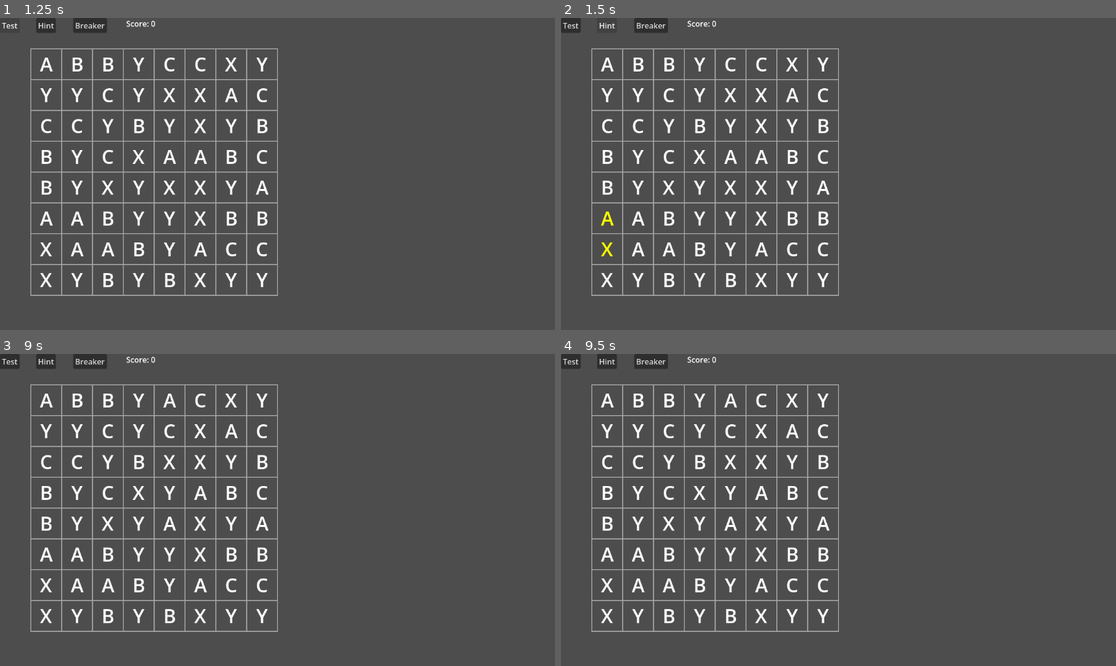
Above: before the commit, frames 1-4 (two rows, left to right).
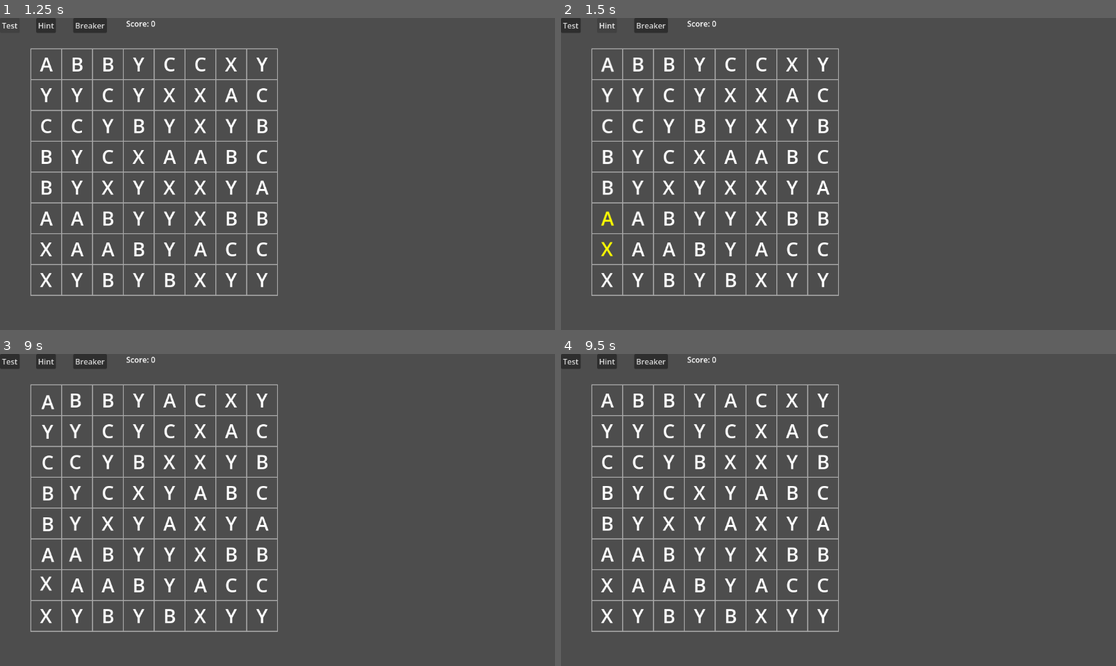
Above: after the commit, the same moments.

Repository: fehudma/godot_projects
Game: Godot game, scene res://Scenes/game.tscn
The game is run twice, just before and just after one commit, with the same random seed, the same clock (stepped at 60 frames per second) and the same inputs.
Inputs (mouse positions are in pixels of both pictures, inside the frame that each line leads up to):
- Up to frame 1 (1.25 s): click "Test" at 0.5 s
- Up to frame 2 (1.5 s): click "Hint" at 1.25 s
- Up to frame 3 (9 s): click "Breaker" at 2 s; click "Test" at 2.75 s; click "Hint" at 3.5 s; click "Breaker" at 4.25 s; click "Test" at 5 s; click "Hint" at 5.75 s; click "Breaker" at 6.5 s; tap Enter at 7.25 s; move the mouse to (399, 494) at 7.27 s; click (399, 494) at 7.42 s; click "Breaker: ON" at 8 s; tap Space at 8.75 s; move the mouse to (166, 525) at 8.77 s; click (166, 525) at 8.92 s
- Up to frame 4 (9.5 s): no input

Frame 1 is identical in both runs. In frame 2, 0.2% of the frame differs, in the area x 7-16%, y 12-77%; in frame 3, 0.7%; in frame 4, nothing differs.

Commit message:
added simple swap animation on pick a pieces

Diff:
--- a/Scenes/board.gd
+++ b/Scenes/board.gd
@@ -125,8 +125,21 @@
 	first_piece.set_grid_position(second_cell)
 	second_piece.set_grid_position(first_cell)
 
-	first_piece.position = grid_to_pixel(second_cell.x, second_cell.y)
-	second_piece.position = grid_to_pixel(first_cell.x, first_cell.y)
+	var tween := create_tween()
+
+	tween.parallel().tween_property(
+		first_piece,
+		"position",
+		grid_to_pixel(second_cell.x, second_cell.y),
+		0.2
+	)
+
+	tween.parallel().tween_property(
+		second_piece,
+		"position",
+		grid_to_pixel(first_cell.x, first_cell.y),
+		0.2
+	)
 
 #
 #Detect a horizontal match at one cell
